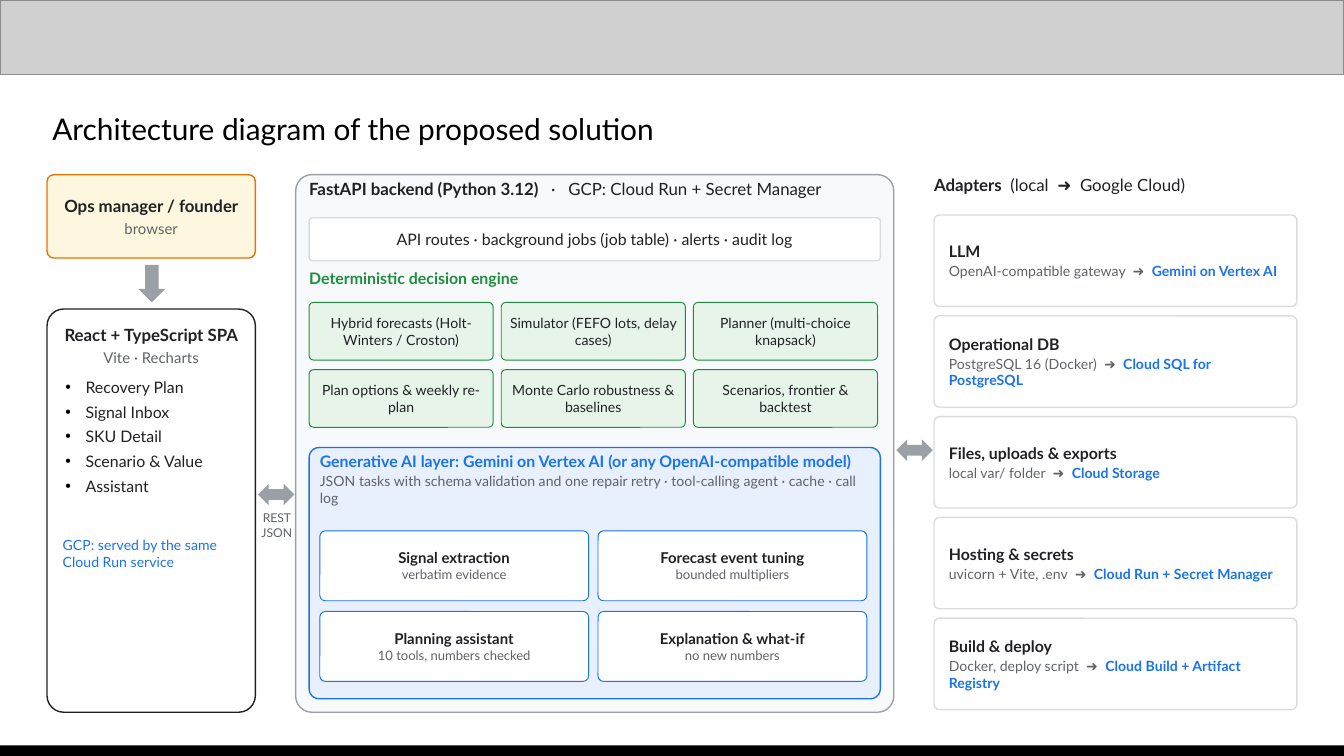
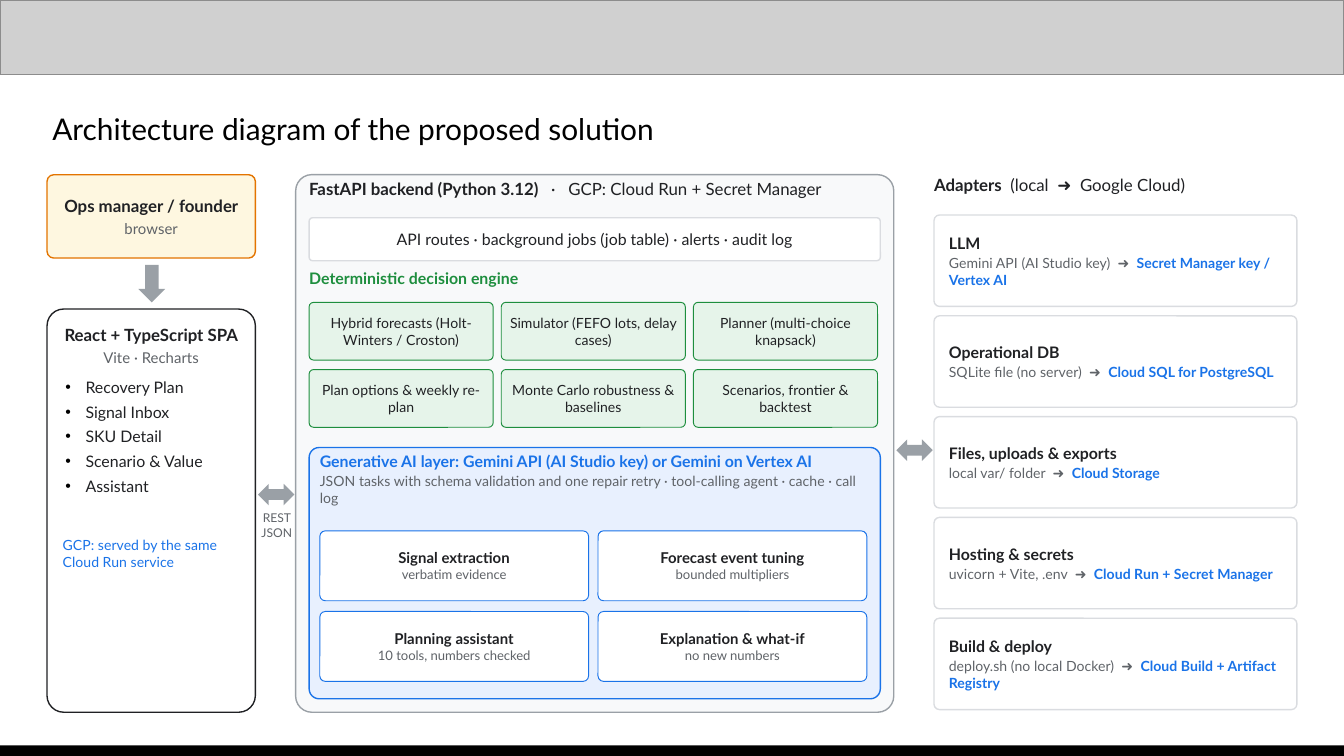
Before and after one commit to Xhahat/inventory-rescue, a slide deck: slide 7 of docs/Inventory_Rescue_AI_Builder_Cup.pptx. Drawn at 1344x756 pixels with LibreOffice and Linux fonts; fonts in the diff are those of the drawing; grey boxes stand for pictures. Boxes give left, top, right and bottom in pixels: in the first picture for what was removed or moved away, otherwise in the second. Text is boxed around its words. In the diff, an @@ line names an element or a change of style, - is before the commit and + after.

Commit message:
Switch LLM to the Gemini API (AI Studio) and local DB to SQLite; drop Docker
- New gemini provider (google-genai with an AI Studio API key), now the default
  when GEMINI_API_KEY is set; default model gemini-3.5-flash-lite.
- Retries with backoff on 408/429/5xx, optional client-side RPM limit
  (GEMINI_RPM) for the free tier, thinking level setting.
- Local database defaults to a SQLite file under var/ (WAL); Cloud SQL stays
  for deployment. Removed docker-compose and initdb.
- deploy.sh can store GEMINI_API_KEY in Secret Manager; otherwise Vertex AI.
- Assistant strips stray control characters from model output.
- README and deck re-measured on Gemini: savings 3.78L / 1.84L vs static /
  tuned rule (120/120 futures), extraction F1 0.966, WAPE 21.5% vs 23.0%,
  assistant 6/6 checked; model comparison now has 11 models.

```diff
--- a/docs/Inventory_Rescue_AI_Builder_Cup.pptx
+++ b/docs/Inventory_Rescue_AI_Builder_Cup.pptx
@@ text in rounded rectangle at bbox=[949, 257, 1261, 285]: text changed; text colour #5F6368 to #1A73E8; bold on @@
-OpenAI-compatible gateway ➜ Gemini on Vertex AI
+Gemini API (AI Studio key) ➜ Secret Manager key / Vertex AI
@@ text in rounded rectangle at bbox=[949, 366, 1273, 380]: text changed @@
-PostgreSQL 16 (Docker) ➜ Cloud SQL for PostgreSQL
+SQLite file (no server) ➜ Cloud SQL for PostgreSQL
@@ text at bbox=[320, 455, 812, 470]: text changed @@
-Generative AI layer: Gemini on Vertex AI (or any OpenAI-compatible model)
+Generative AI layer: Gemini API (AI Studio key) or Gemini on Vertex AI
@@ text in rounded rectangle at bbox=[949, 660, 1276, 691]: text changed @@
-Docker, deploy script ➜ Cloud Build + Artifact Registry
+deploy.sh (no local Docker) ➜ Cloud Build + Artifact Registry
```
Also in this commit, not shown: 7 other slides changed, 12 other files.
